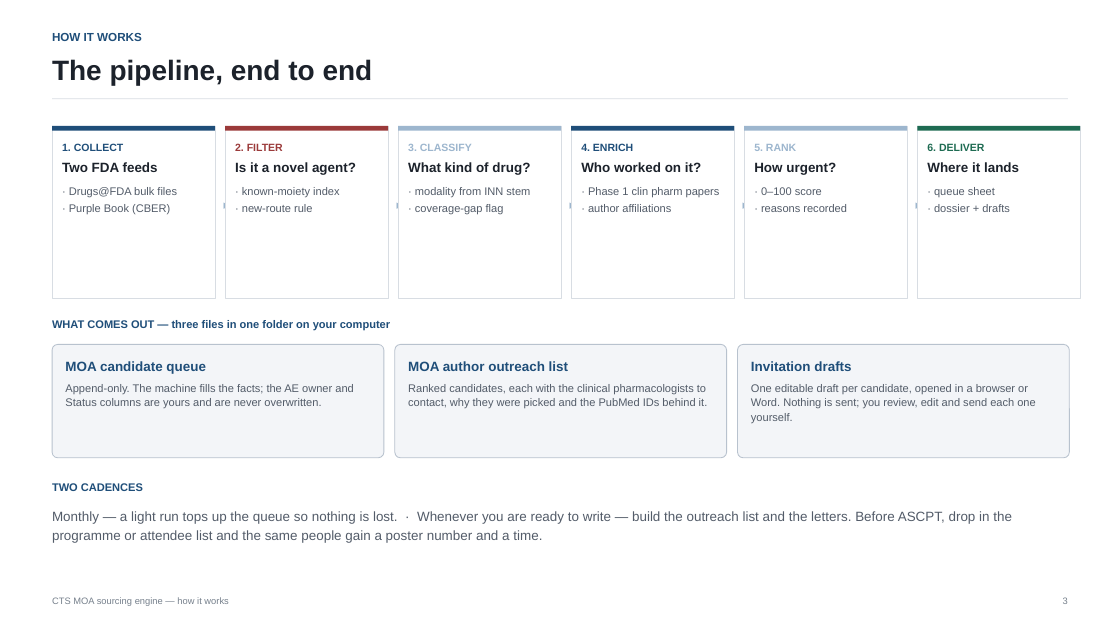
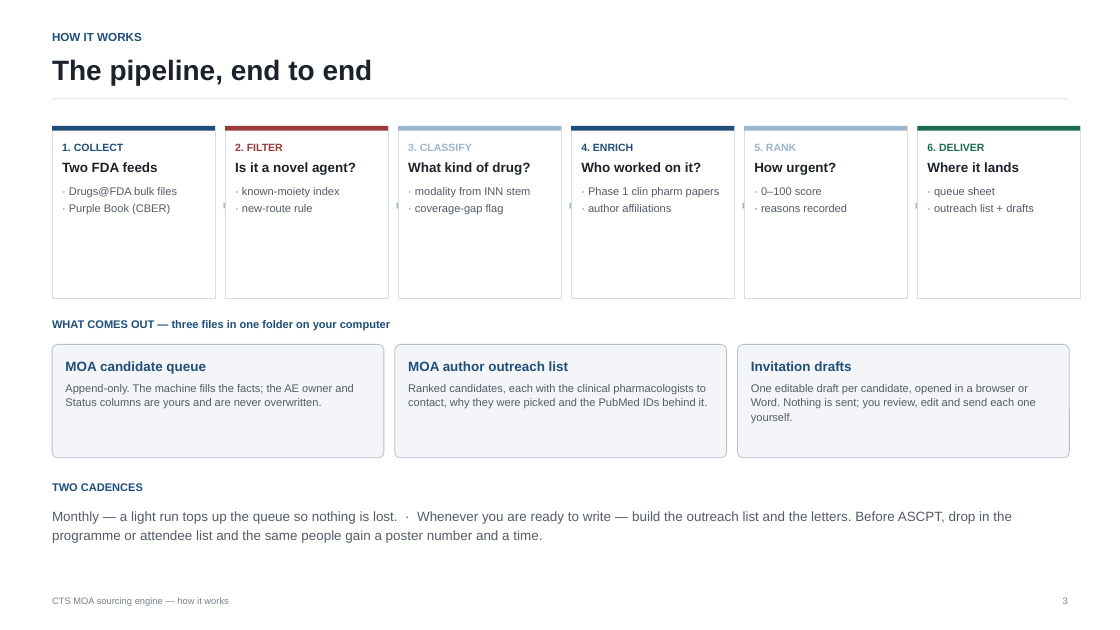
Before and after one commit to jchen622/cts-moa-engine, a slide deck: slide 3 of How the MOA sourcing engine works.pptx. Drawn at 1120x630 pixels with LibreOffice and Linux fonts; fonts in the diff are those of the drawing. Boxes give left, top, right and bottom in pixels: in the first picture for what was removed or moved away, otherwise in the second. Text is boxed around its words. In the diff, an @@ line names an element or a change of style, - is before the commit and + after.

```diff
--- a/How the MOA sourcing engine works.pptx
+++ b/How the MOA sourcing engine works.pptx
@@ text at (934, 204, 1034, 212): text changed @@
-· dossier + drafts
+· outreach list + drafts
```
Also in this commit, not shown: 2 other slides changed, 1 other file.
